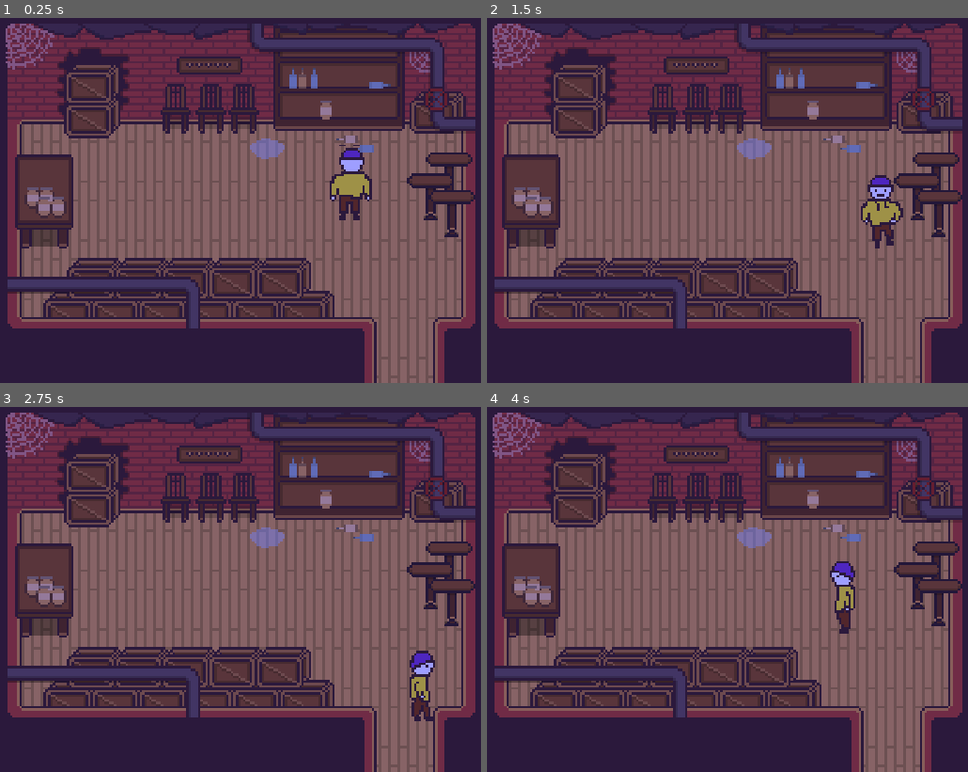
Above: before the commit, frames 1-4 (two rows, left to right).
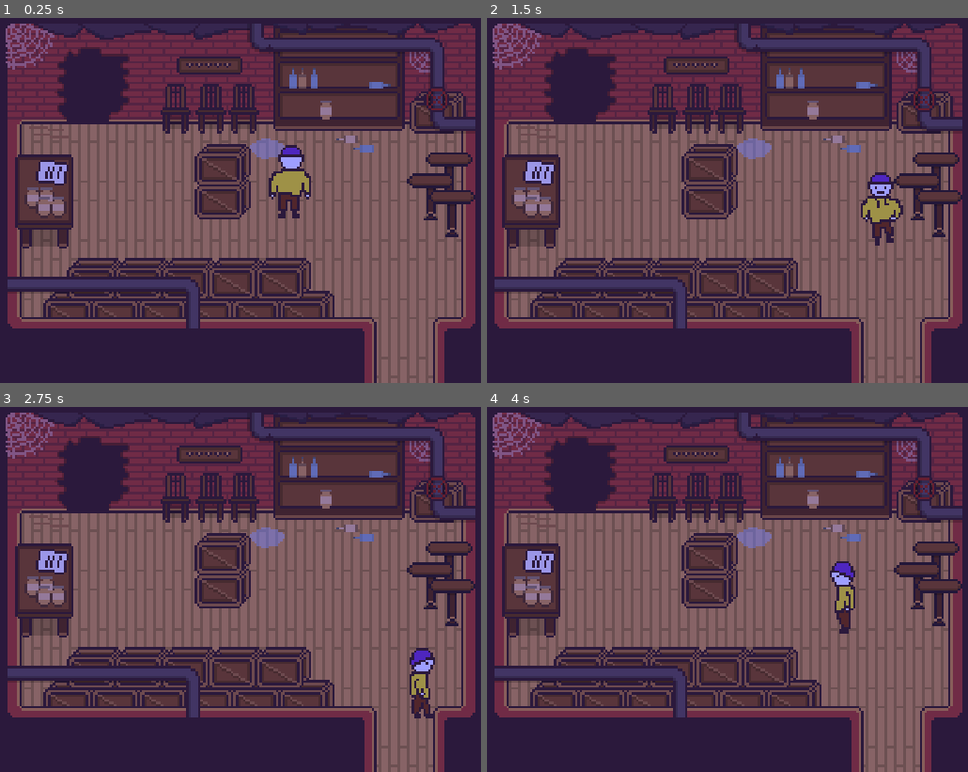
Above: after the commit, the same moments.

Repository: duckmaniac/scaleton
Game: Godot game, scene res://levels/smuggling.tscn
The game is run twice, just before and just after one commit, with the same random seed, the same clock (stepped at 60 frames per second) and the same inputs. This scene is started directly instead of the project's main scene. Sound files missing from this copy of the repository are replaced by a short silence.
Inputs:
- Up to frame 1 (0.25 s): no input
- Up to frame 2 (1.5 s): tap Enter (interact) at 0.5 s; hold Right (ui_right) 0.53-1.28 s; tap A (do) at 0.6 s; tap F (fa) at 0.8, 1.35 s; hold Down (ui_down) from 1.28 s (still down)
- Up to frame 3 (2.75 s): tap Tab (highlight) at 1.55, 2.1 s; release Down (ui_down) at 2.03 s; hold Right (ui_right) from 2.03 s (still down); tap Enter (interact) at 2.3 s
- Up to frame 4 (4 s): release Right (ui_right) at 2.78 s; hold Up (ui_up) 2.78-3.53 s; tap Enter (interact) at 2.85 s; tap H (la) at 3.05, 3.6 s; hold Left (ui_left) from 3.53 s (still down); tap D (mi) at 3.8 s

The runs differ from the first frame. In frame 1, 6.4% of the frame differs, in the area x 3-94%, y 7-64%; in frame 2, 4.7%; in frame 3, 4.5%; in frame 4, 4.2%.

Commit message:
Worked on smuggling

Diff:
--- a/levels/bar.tscn
+++ b/levels/bar.tscn
@@ -789,6 +789,46 @@
 shape = SubResource("RectangleShape2D_fikvq")
 disabled = true
 
+[node name="highlight" type="Node2D" parent="hall"]
+z_index = 2
+y_sort_enabled = true
+position = Vector2(48, 0)
+script = ExtResource("38_cefma")
+
+[node name="star" parent="hall/highlight" instance=ExtResource("39_lbnag")]
+position = Vector2(908, 251)
+frame = 2
+frame_progress = 0.0
+
+[node name="star3" parent="hall/highlight" instance=ExtResource("39_lbnag")]
+position = Vector2(330, 242)
+frame = 1
+frame_progress = 0.0
+
+[node name="star5" parent="hall/highlight" instance=ExtResource("39_lbnag")]
+position = Vector2(327, 717)
+frame = 3
+frame_progress = 0.0
+
+[node name="star6" parent="hall/highlight" instance=ExtResource("39_lbnag")]
+z_index = 1
+position = Vector2(811, 322)
+frame = 1
+frame_progress = 0.0
+
+[node name="star7" parent="hall/highlight" instance=ExtResource("39_lbnag")]
+z_index = 1
+position = Vector2(1551, 753)
+frame = 1
+frame_progress = 0.0
+
+[node name="star8" parent="hall/highlight" instance=ExtResource("39_lbnag")]
+visible = false
+z_index = 1
+position = Vector2(1491, 228)
+frame = 3
+frame_progress = 0.0
+
 [node name="global" type="DirectionalLight2D" parent="."]
 color = Color(1, 1, 0, 1)
 energy = 0.38
--- a/levels/smuggling.tscn
+++ b/levels/smuggling.tscn
@@ -1,6 +1,7 @@
-[gd_scene load_steps=22 format=3 uid="uid://dihh7kxwckc0s"]
+[gd_scene load_steps=52 format=3 uid="uid://dihh7kxwckc0s"]
 
 [ext_resource type="Texture2D" uid="uid://cnb6rjfntbdc" path="res://assets/sprites/smuggling/secreet_room.png" id="1_8jisk"]
+[ext_resource type="Script" path="res://scripts/smuggling/level_smuggling.gd" id="1_njvly"]
 [ext_resource type="PackedScene" uid="uid://brsaa2tlclx0n" path="res://scenes/scaleton.tscn" id="2_5vua6"]
 [ext_resource type="Texture2D" uid="uid://bifvk0mb0vfp5" path="res://assets/sprites/smuggling/foreground_cargo.png" id="3_auv8t"]
 [ext_resource type="Texture2D" uid="uid://bkd7v1x5xijl5" path="res://assets/sprites/smuggling/bottom_pipe.png" id="4_lv5qx"]
@@ -8,6 +9,18 @@
 [ext_resource type="Texture2D" uid="uid://bh7fuol0vqov1" path="res://assets/sprites/smuggling/tables.png" id="6_kgpfk"]
 [ext_resource type="Texture2D" uid="uid://dqwj1rej6ljxl" path="res://assets/sprites/smuggling/cargo.png" id="7_8a63h"]
 [ext_resource type="Texture2D" uid="uid://d2emvpwk53prc" path="res://assets/sprites/smuggling/small_table.png" id="7_xmubk"]
+[ext_resource type="Script" path="res://scripts/smuggling/water_drop.gd" id="9_4v0li"]
+[ext_resource type="Texture2D" uid="uid://3potoi5maxfg" path="res://assets/sprites/smuggling/drops.png" id="9_hr5mk"]
+[ext_resource type="Script" path="res://scripts/smuggling/valve.gd" id="9_k3ohj"]
+[ext_resource type="AudioStream" uid="uid://d1i3r1uterolv" path="res://assets/sfx/drop.mp3" id="11_bfshs"]
+[ext_resource type="Script" path="res://scripts/smuggling/cargo.gd" id="12_3jsop"]
+[ext_resource type="AudioStream" uid="uid://c6ay40ac8nl1y" path="res://assets/sfx/valve.mp3" id="13_wtjn0"]
+[ext_resource type="Texture2D" uid="uid://e83o0l53qcsx" path="res://assets/sprites/smuggling/valve.png" id="14_ulfhx"]
+[ext_resource type="Script" path="res://scripts/detail_view.gd" id="16_0pkqw"]
+[ext_resource type="AudioStream" uid="uid://dugg5ikaijoyb" path="res://assets/sfx/paper_show.mp3" id="17_a51xl"]
+[ext_resource type="AudioStream" uid="uid://qtakh14vnhwc" path="res://assets/sfx/paper_hide.mp3" id="18_pkm8y"]
+[ext_resource type="FontFile" uid="uid://chymuad6xnic4" path="res://assets/text/scaleton.ttf" id="19_3is00"]
+[ext_resource type="Texture2D" uid="uid://dc1a0b6ho5rfb" path="res://assets/sprites/home/note.png" id="20_b7evv"]
 
 [sub_resource type="RectangleShape2D" id="RectangleShape2D_cu1ka"]
 size = Vector2(143, 57)
@@ -48,8 +61,131 @@
 [sub_resource type="RectangleShape2D" id="RectangleShape2D_uxex7"]
 size = Vector2(744, 43)
 
+[sub_resource type="AtlasTexture" id="AtlasTexture_0mrs0"]
+atlas = ExtResource("9_hr5mk")
+region = Rect2(0, 0, 7, 41)
+
+[sub_resource type="AtlasTexture" id="AtlasTexture_7wt8t"]
+atlas = ExtResource("9_hr5mk")
+region = Rect2(7, 0, 7, 41)
+
+[sub_resource type="AtlasTexture" id="AtlasTexture_66hsm"]
+atlas = ExtResource("9_hr5mk")
+region = Rect2(14, 0, 7, 41)
+
+[sub_resource type="AtlasTexture" id="AtlasTexture_m7jul"]
+atlas = ExtResource("9_hr5mk")
+region = Rect2(21, 0, 7, 41)
+
+[sub_resource type="AtlasTexture" id="AtlasTexture_dt750"]
+atlas = ExtResource("9_hr5mk")
+region = Rect2(28, 0, 7, 41)
+
+[sub_resource type="AtlasTexture" id="AtlasTexture_hns07"]
+atlas = ExtResource("9_hr5mk")
+region = Rect2(35, 0, 7, 41)
+
+[sub_resource type="AtlasTexture" id="AtlasTexture_pk7k1"]
+atlas = ExtResource("9_hr5mk")
+region = Rect2(42, 0, 7, 41)
+
+[sub_resource type="AtlasTexture" id="AtlasTexture_q4655"]
+atlas = ExtResource("9_hr5mk")
+region = Rect2(49, 0, 7, 41)
+
+[sub_resource type="AtlasTexture" id="AtlasTexture_th60i"]
+atlas = ExtResource("9_hr5mk")
+region = Rect2(56, 0, 7, 41)
+
+[sub_resource type="AtlasTexture" id="AtlasTexture_urxh5"]
+atlas = ExtResource("9_hr5mk")
+region = Rect2(63, 0, 7, 41)
+
+[sub_resource type="AtlasTexture" id="AtlasTexture_8qcbo"]
+atlas = ExtResource("9_hr5mk")
+region = Rect2(70, 0, 7, 41)
+
+[sub_resource type="AtlasTexture" id="AtlasTexture_vdxvs"]
+atlas = ExtResource("9_hr5mk")
+region = Rect2(77, 0, 7, 41)
+
+[sub_resource type="SpriteFrames" id="SpriteFrames_0634q"]
+animations = [{
+"frames": [{
+"duration": 1.0,
+"texture": SubResource("AtlasTexture_0mrs0")
+}, {
+"duration": 1.0,
+"texture": SubResource("AtlasTexture_7wt8t")
+}, {
+"duration": 1.0,
+"texture": SubResource("AtlasTexture_66hsm")
+}, {
+"duration": 5.0,
+"texture": SubResource("AtlasTexture_m7jul")
+}, {
+"duration": 1.0,
+"texture": SubResource("AtlasTexture_dt750")
+}, {
+"duration": 1.0,
+"texture": SubResource("AtlasTexture_hns07")
+}, {
+"duration": 1.0,
+"texture": SubResource("AtlasTexture_pk7k1")
+}, {
+"duration": 1.0,
+"texture": SubResource("AtlasTexture_q4655")
+}, {
+"duration": 1.0,
+"texture": SubResource("AtlasTexture_th60i")
+}, {
+"duration": 1.0,
+"texture": SubResource("AtlasTexture_urxh5")
+}, {
+"duration": 1.0,
+"texture": SubResource("AtlasTexture_8qcbo")
+}, {
+"duration": 1.0,
+"texture": SubResource("AtlasTexture_vdxvs")
+}, {
+"duration": 1.0,
+"texture": SubResource("AtlasTexture_0mrs0")
+}],
+"loop": false,
+"name": &"falling",
+"speed": 12.0
+}]
+
+[sub_resource type="RectangleShape2D" id="RectangleShape2D_w834p"]
+size = Vector2(182, 115)
+
+[sub_resource type="Animation" id="Animation_ckuni"]
+resource_name = "rotate_valve"
+length = 2.0
+tracks/0/type = "value"
+tracks/0/imported = false
+tracks/0/enabled = true
+tracks/0/path = NodePath("valve_sprite:rotation")
+tracks/0/interp = 1
+tracks/0/loop_wrap = true
+tracks/0/keys = {
+"times": PackedFloat32Array(0, 1, 2),
+"transitions": PackedFloat32Array(3, 3, 3),
+"update": 0,
+"values": [0.0, 1.0472, 1.39626]
+}
+
+[sub_resource type="AnimationLibrary" id="AnimationLibrary_xwdrv"]
+_data = {
+"close_water": SubResource("Animation_ckuni")
+}
+
+[sub_resource type="RectangleShape2D" id="RectangleShape2D_8vpf5"]
+size = Vector2(146, 149)
+
 [node name="smuggling" type="Node2D"]
 y_sort_enabled = true
+script = ExtResource("1_njvly")
 
 [node name="secreet_room" type="Node2D" parent="."]
 y_sort_enabled = true
@@ -65,7 +201,7 @@
 blend_mode = 1
 
 [node name="scaleton" parent="." instance=ExtResource("2_5vua6")]
-position = Vector2(1241, 666)
+position = Vector2(1087, 659)
 
 [node name="collisions" type="Node2D" parent="."]
 
@@ -207,9 +343,30 @@
 texture = ExtResource("7_xmubk")
 offset = Vector2(0, 5)
 
+[node name="water_drop" type="Node2D" parent="foreground"]
+y_sort_enabled = true
+script = ExtResource("9_4v0li")
+
+[node name="drop_animation" type="AnimatedSprite2D" parent="foreground/water_drop"]
+position = Vector2(1035, 369)
+scale = Vector2(6, 6)
+sprite_frames = SubResource("SpriteFrames_0634q")
+animation = &"falling"
+offset = Vector2(0, -4)
+
+[node name="drop_sfx" type="AudioStreamPlayer2D" parent="foreground/water_drop"]
+position = Vector2(1027, 480)
+stream = ExtResource("11_bfshs")
+volume_db = -3.0
+attenuation = 3.0
+
 [node name="interactions" type="Node" parent="."]
 
-[node name="cargo" type="StaticBody2D" parent="interactions"]
+[node name="cargo" type="StaticBody2D" parent="interactions" groups=["auto-interactable"]]
+position = Vector2(333, 207)
+collision_layer = 0
+collision_mask = 3
+script = ExtResource("12_3jsop")
 
 [node name="Sprite2D" type="Sprite2D" parent="interactions/cargo"]
 position = Vector2(582, 360)
@@ -217,4 +374,94 @@
 texture = ExtResource("7_8a63h")
 
 [node name="CollisionPolygon2D" type="CollisionPolygon2D" parent="interactions/cargo"]
-polygon = PackedVector2Array(513, 454, 627, 454, 651, 429, 651, 266, 537, 267, 512, 298)
+polygon = PackedVector2Array(510, 456, 625, 456, 654, 426, 654, 360, 510, 361)
+
+[node name="valve" type="StaticBody2D" parent="interactions" groups=["interactable"]]
+collision_layer = 0
+collision_mask = 3
+script = ExtResource("9_k3ohj")
+
+[node name="CollisionShape2D" type="CollisionShape2D" parent="interactions/valve"]
+position = Vector2(1434, 431.5)
+shape = SubResource("RectangleShape2D_w834p")
+
+[node name="valve_sfx" type="AudioStreamPlayer" parent="interactions/valve"]
+stream = ExtResource("13_wtjn0")
+volume_db = -3.0
+pitch_scale = 0.8
+
+[node name="valve_sprite" type="Sprite2D" parent="interactions/valve"]
+position = Vector2(1461, 357)
+scale = Vector2(6, 6)
+texture = ExtResource("14_ulfhx")
+
+[node name="AnimationPlayer" type="AnimationPlayer" parent="interactions/valve"]
+libraries = {
+"": SubResource("AnimationLibrary_xwdrv")
+}
+
+[node name="note" type="StaticBody2D" parent="interactions" groups=["interactable"]]
+position = Vector2(-304, -294)
+collision_layer = 0
+collision_mask = 3
+script = ExtResource("16_0pkqw")
+sfx_on_show = ExtResource("17_a51xl")
+sfx_on_hide = ExtResource("18_pkm8y")
+
+[node name="CanvasLayer" type="CanvasLayer" parent="interactions/note"]
+layer = 3
+visible = false
+
+[node name="RichTextLabel" type="Label" parent="interactions/note/CanvasLayer"]
+z_index = 1
+anchors_preset = 8
+anchor_left = 0.5
+anchor_top = 0.5
+anchor_right = 0.5
+anchor_bottom = 0.5
+offset_left = -338.0
+offset_top = -445.0
+offset_right = 335.0
+offset_bottom = 455.0
+grow_horizontal = 2
+grow_vertical = 2
+theme_override_colors/font_color = Color(0, 0, 0, 1)
+theme_override_constants/line_spacing = 10
+theme_override_fonts/font = ExtResource("19_3is00")
+theme_override_font_sizes/font_size = 34
+text = "Entry #311 - October 1923
+
+50 crates of Whole Milk: Delivered under the cover of night to the Blue Moon Cafe.
+25 crates of Spiced Milk: Dropped at the Old Theatre's back entrance.
+Payment: 60 silver coins, 15 golden tokens, and a rare jazz record.
+
+Rumors are spreading about our passage. We must be more discreet.
+Urgent: Change the piano code for the secret door.
+New code - C major scale, to throw off any suspicion.
+
+Keep your bones light and steps quiet. The milk flows, but so do prying eyes."
+vertical_alignment = 1
+autowrap_mode = 3
+
+[node name="Sprite2D" type="Sprite2D" parent="interactions/note/CanvasLayer"]
+position = Vector2(974, 528)
+scale = Vector2(6.11151, 6.11151)
+texture = ExtResource("20_b7evv")
+
+[node name="dim" type="ColorRect" parent="interactions/note/CanvasLayer"]
+z_index = -1
+offset_right = 1920.0
+offset_bottom = 1080.0
+color = Color(0, 0, 0, 0.588235)
+
+[node name="CollisionShape2D" type="CollisionShape2D" parent="interactions/note"]
+z_index = 1
+position = Vector2(849, 872.5)
+shape = SubResource("RectangleShape2D_8vpf5")
+
+[node name="AudioStreamPlayer" type="AudioStreamPlayer" parent="interactions/note"]
+volume_db = -3.0
+
+[connection signal="animation_finished" from="foreground/water_drop/drop_animation" to="foreground/water_drop" method="_on_drop_animation_animation_finished"]
+[connection signal="frame_changed" from="foreground/water_drop/drop_animation" to="foreground/water_drop" method="_on_drop_animation_frame_changed"]
+[connection signal="water_closed" from="interactions/valve" to="foreground/water_drop" method="_on_valve_water_closed"]
--- a/scenes/scaleton.tscn
+++ b/scenes/scaleton.tscn
@@ -270,9 +270,9 @@
 collision_layer = 3
 collision_mask = 3
 gravity_scale = 0.0
-max_contacts_reported = 1
+continuous_cd = 1
+max_contacts_reported = 2
 contact_monitor = true
-can_sleep = false
 lock_rotation = true
 freeze = true
 freeze_mode = 1
--- a/scripts/bar/exit_bar.gd
+++ b/scripts/bar/exit_bar.gd
@@ -2,4 +2,4 @@
 
 
 func interact(_player):
-	get_tree().change_scene_to_file("res://levels/home.tscn")
+	get_tree().change_scene_to_file("res://levels/smuggling.tscn")
--- a/scripts/bar/level_bar.gd
+++ b/scripts/bar/level_bar.gd
@@ -21,6 +21,7 @@
 func _on_d_second_dialog_ended():
 	has_notes = true
 	$hall/interactions/d_bar/CollisionShape2D.disabled = false
+	$hall/highlight/star6.visible = false
 
 
 func _on_piano_game_secret_door_opened():
@@ -31,6 +32,8 @@
 	$scaleton.sprite.set_animation("walk_left")
 	$scaleton.sprite.flip_h = true
 	$hall/interactions/d_third/CollisionShape2D.disabled = false
+	$hall/highlight/star6.visible = false
+	$hall/highlight/star8.visible = true
 
 
 func _on_d_third_dialog_ended():
--- a/scripts/music_controller.gd
+++ b/scripts/music_controller.gd
@@ -4,7 +4,8 @@
 var ost = [
 	preload("res://assets/music/01.farewell.mp3"),
 	preload("res://assets/music/02.friend.mp3"),
-	preload("res://assets/music/03.bar.mp3")]
+	preload("res://assets/music/03.bar.mp3"),
+	preload("res://assets/music/04.smuggling.mp3")]
 var current_track = 0
 
 
--- /dev/null
+++ b/scripts/smuggling/cargo.gd
@@ -0,0 +1,6 @@
+extends StaticBody2D
+
+
+func interact(player):
+	player.speed = 100
+	position.x = player.position.x - 675
--- /dev/null
+++ b/scripts/smuggling/level_smuggling.gd
@@ -0,0 +1,9 @@
+extends Node
+
+
+var debug = false
+
+
+func _ready():
+	if not debug:
+		MusicController.set_track(3)
--- /dev/null
+++ b/scripts/smuggling/valve.gd
@@ -0,0 +1,13 @@
+extends Node
+
+
+signal water_closed
+var has_been_interacted = false
+
+
+func interact(_player):
+	if has_been_interacted: return
+	has_been_interacted = true
+	$valve_sfx.play()
+	$AnimationPlayer.play("close_water")
+	emit_signal("water_closed")
--- /dev/null
+++ b/scripts/smuggling/water_drop.gd
@@ -0,0 +1,32 @@
+extends Node
+
+
+var timer = Timer.new()
+var current_frame = 0
+
+
+func _ready():
+	randomize()
+	add_child(timer)
+	timer.wait_time = 1
+	timer.connect("timeout", Callable(self, "_on_Timer_timeout"))
+	timer.start()
+
+
+func _on_Timer_timeout():
+	if randi_range(0, 3) == 1:
+		$drop_animation.play("falling")
+
+
+func _on_drop_animation_frame_changed():
+	current_frame += 1
+	if current_frame == 10:
+		$drop_sfx.play()
+
+
+func _on_drop_animation_animation_finished():
+	current_frame = 0
+
+
+func _on_valve_water_closed():
+	timer.stop()
Binary file changed: assets/aseprite/bar_store.aseprite
Binary file changed: assets/aseprite/secreet_room.png
Not shown, added: assets/music/04.smuggling.mp3.import
Not shown, added: assets/sfx/drop.mp3.import
Not shown, added: assets/sfx/valve.mp3.import
Binary file added: assets/sprites/smuggling/drops.png
Not shown, added: assets/sprites/smuggling/drops.png.import
Binary file changed: assets/sprites/smuggling/secreet_room.png
Binary file changed: assets/sprites/smuggling/table.png
Binary file added: assets/sprites/smuggling/valve.png
Not shown, added: assets/sprites/smuggling/valve.png.import
Not shown, added: assets/text/smuggling.txt
(and 4 more such lines)
